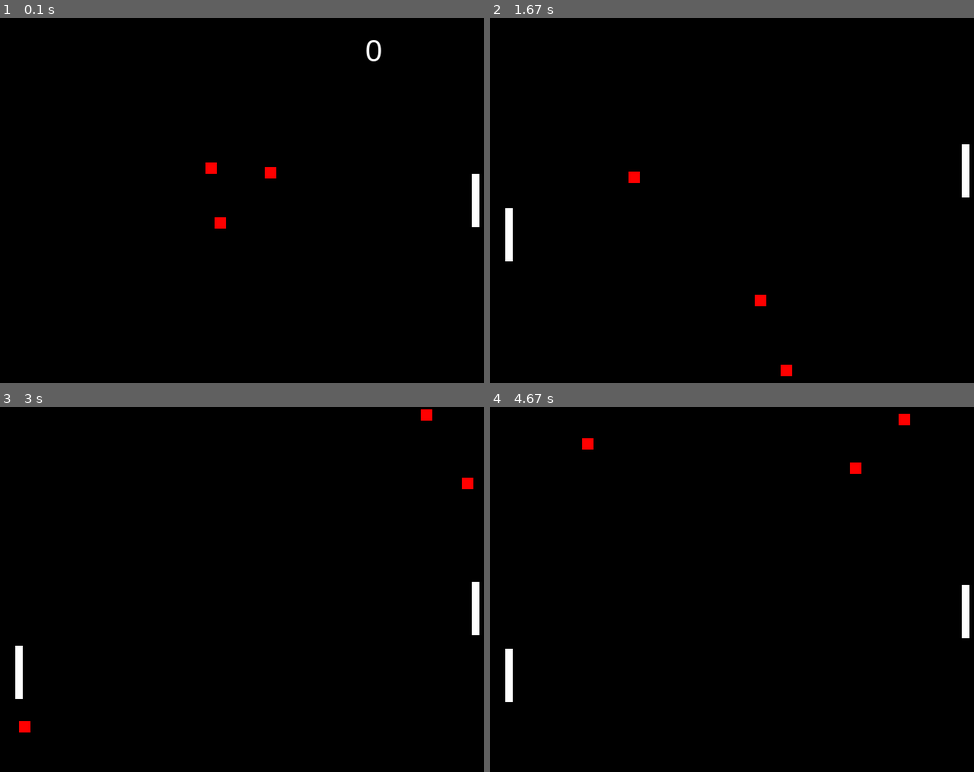
Above: before the commit, frames 1-4 (two rows, left to right).
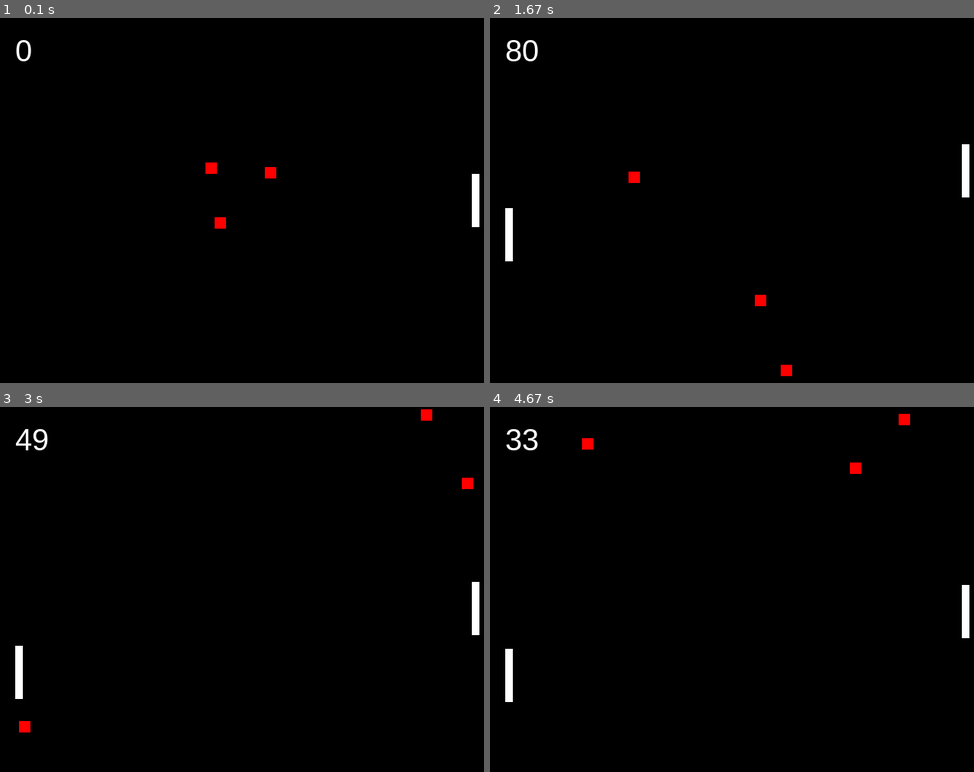
Above: after the commit, the same moments.

Repository: GamerYuriIsSoulless/pygame-pong-avoid
Game: pygame game, started from main.py
Two runs of this game, one before a commit and one after it. Both use one fixed random seed, a clock stepped at 60 frames per second and the inputs below.
Inputs:
- Up to frame 1 (0.1 s): no input
- Up to frame 2 (1.67 s): tap Tab at 0.33 s; hold Up 0.67-1.13 s; hold Down 1.17-1.47 s; hold S 1.17-1.47 s; hold Up from 1.5 s (still down); hold W from 1.5 s (still down)
- Up to frame 3 (3 s): release Up at 1.87 s; release W at 1.87 s; hold Down 1.9-2.27 s; hold S 1.9-2.27 s; hold Up 2.3-2.6 s; hold W 2.3-2.6 s; hold Down 2.63-2.93 s; hold S 2.63-2.93 s; hold Up from 2.97 s (still down); hold W from 2.97 s (still down)
- Up to frame 4 (4.67 s): release Up at 3.33 s; release W at 3.33 s; hold Down 3.37-3.73 s; hold S 3.37-3.73 s; hold Up 3.77-4.07 s; hold W 3.77-4.07 s; hold Down 4.1-4.4 s; hold S 4.1-4.4 s; hold Up from 4.43 s (still down); hold W from 4.43 s (still down)

The runs differ from the first frame. In frame 1, 0.2% of the frame differs, in the area x 3-79%, y 6-12%; in frame 2, 0.2%, in the area x 3-10%, y 6-12%; in frame 3, 0.2%; in frame 4, 0.2%.

Commit message:
Update main.py

Diff:
--- a/main.py
+++ b/main.py
@@ -1,4 +1,4 @@
-import pygame, sys, random
+import pygame, sys, random, time
 pygame.font.init()
 
 # Variables
@@ -10,6 +10,7 @@
 playerVel = 0
 playerTwoVel = 0
 playerScore = 0
+time = 0
 
 ballSpeedX = 5 * random.choice((1, -1))
 ballSpeedY = 5 * random.choice((1, -1))
@@ -90,7 +91,7 @@
                 gameRestart()
 
 def gameRestart():
-    global ballSpeedX, ballSpeedY, ballSpeedX2, ballSpeedY2, ballSpeedX3, ballSpeedY3, playerScore
+    global ballSpeedX, ballSpeedY, ballSpeedX2, ballSpeedY2, ballSpeedX3, ballSpeedY3, playerScore, time
     ball.center = (screenWidth / 2, screenHeight / 2)
     ballSpeedY *= random.choice((1, -1))
     ballSpeedX *= random.choice((1, -1))
@@ -101,6 +102,7 @@
     ballSpeedY3 *= random.choice((1, -1))
     ballSpeedX3 *= random.choice((1, -1))
     playerScore = 0
+    time = 0
 
 # Main Setup
 pygame.init()
@@ -122,6 +124,8 @@
 run = True
 mainFont = pygame.font.SysFont("Arial", 40)
 while run:
+
+    print(time)
 
     # Function Calling
     playerAnimation()
@@ -153,8 +157,12 @@
                 playerTwoVel += 3.5
 
 
+    if secondPlayer == True:
+        time += 1
+
     # Visuals
     playerScoreLabel = mainFont.render(f"{playerScore}", 1, (255,255,255))
+    timeLabel = mainFont.render(f"{time}", 1, (255,255,255))
 
     window.fill((0,0,0))
     pygame.draw.rect(window, white, player)
@@ -163,10 +171,11 @@
     pygame.draw.rect(window, ballColor, ball3)
 
     if secondPlayer == False:
-        window.blit(playerScoreLabel, (480, 20))
+        window.blit(playerScoreLabel, (20, 20))
 
     if secondPlayer == True:
         pygame.draw.rect(window, white, player2)
+        window.blit(timeLabel, (20, 20))
 
     pygame.display.update()
 
